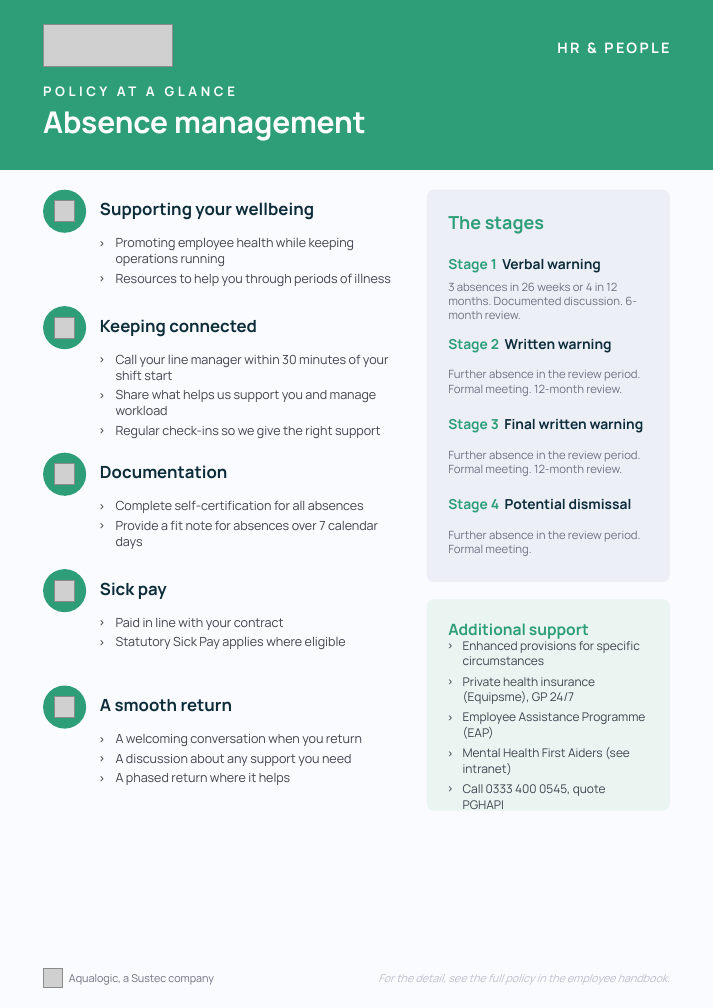
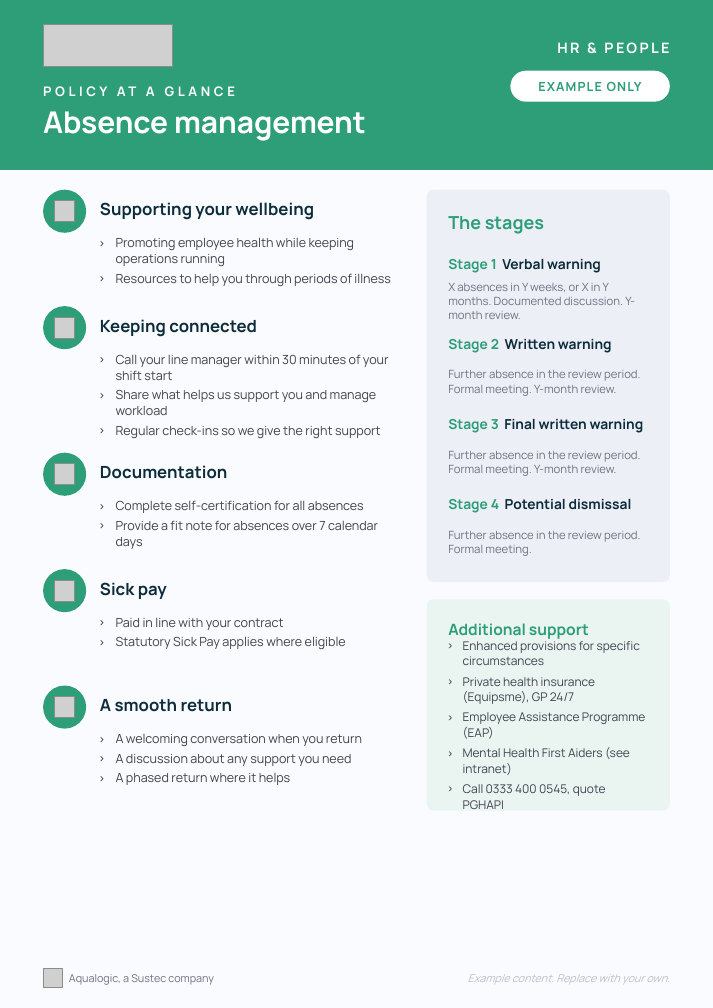
Before and after one commit to AlchemyBranding/aqualogic-brand-portal, a slide deck: slide 5 of public/assets/aqualogic/templates/Aqualogic_Policy_at_a_Glance_Template.pptx. Drawn at 713x1008 pixels with LibreOffice and Linux fonts; fonts in the diff are those of the drawing; grey boxes stand for pictures. Boxes give left, top, right and bottom in pixels: in the first picture for what was removed or moved away, otherwise in the second. Text is boxed around its words. In the diff, an @@ line names an element or a change of style, - is before the commit and + after.

```diff
--- a/public/assets/aqualogic/templates/Aqualogic_Policy_at_a_Glance_Template.pptx
+++ b/public/assets/aqualogic/templates/Aqualogic_Policy_at_a_Glance_Template.pptx
@@ rounded rectangle added at (510, 71, 670, 102), fill #FFFFFF @@
@@ text added at (538, 81, 642, 91), 10.5 pt, text #2E9E78, bold @@
+EXAMPLE ONLY
@@ text at (448, 283, 635, 319): text changed @@
-3 absences in 26 weeks or 4 in 12 months. Documented discussion. 6-month review.
+X absences in Y weeks, or X in Y months. Documented discussion. Y-month review.
@@ text at (448, 370, 640, 396): text changed @@
-Further absence in the review period. Formal meeting. 12-month review.
+Further absence in the review period. Formal meeting. Y-month review.
@@ text at (448, 451, 640, 476): text changed @@
-Further absence in the review period. Formal meeting. 12-month review.
+Further absence in the review period. Formal meeting. Y-month review.
@@ text at (468, 974, 670, 984): text changed @@
-For the detail, see the full policy in the employee handbook.
+Example content. Replace with your own.
```
Also in this commit, not shown: 3 other slides changed.
